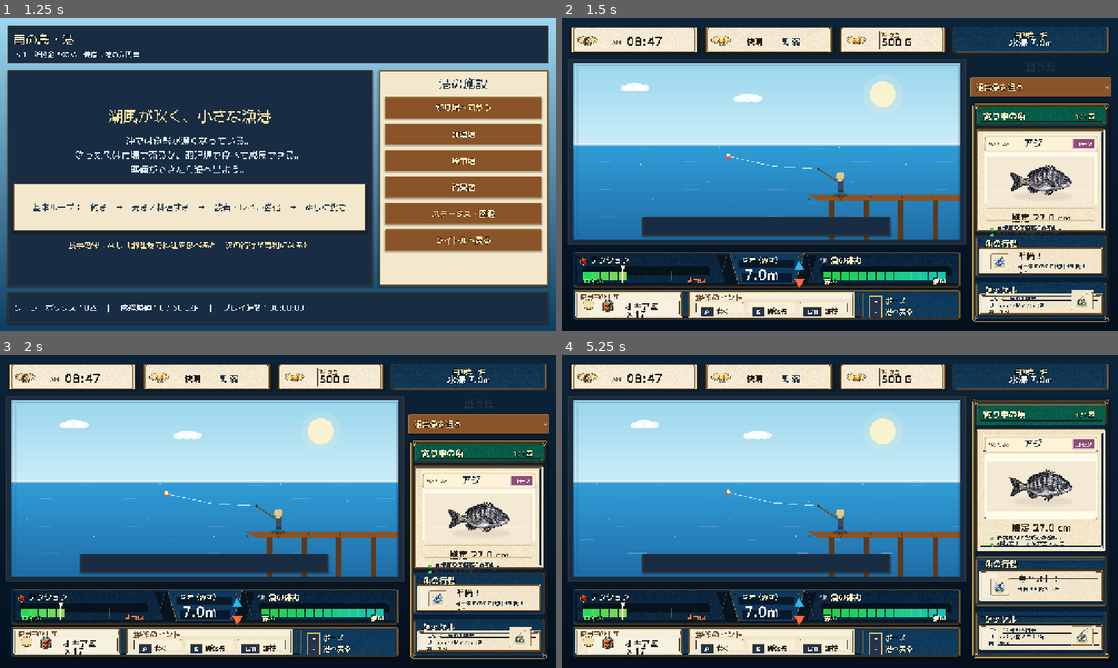
Above: before the commit, frames 1-4 (two rows, left to right).
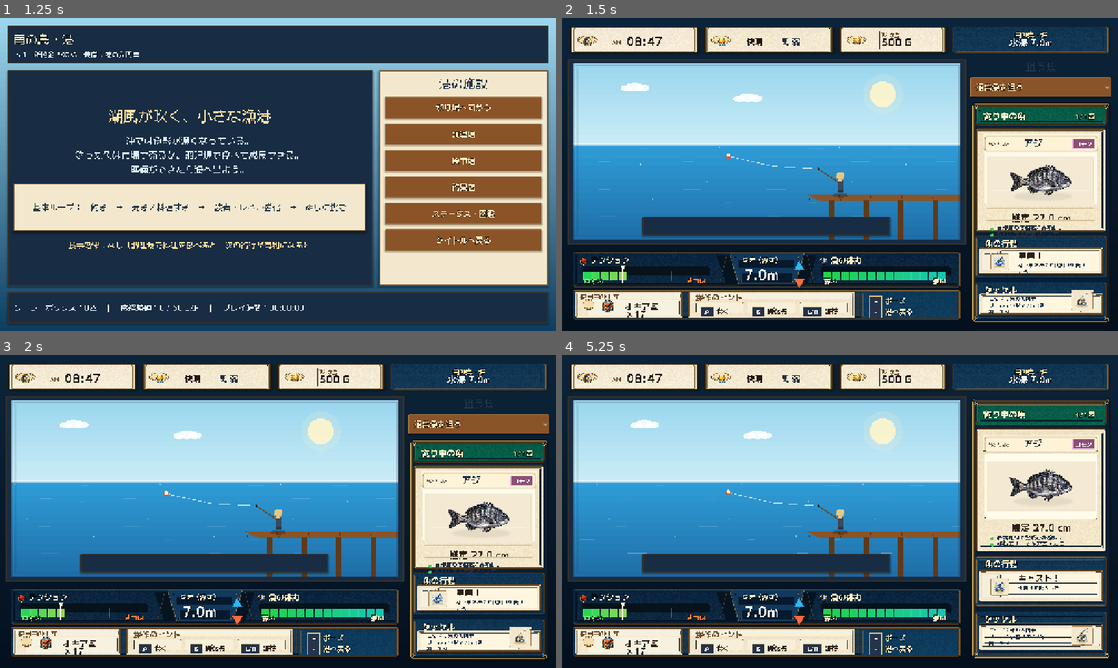
Above: after the commit, the same moments.

Repository: RYUKOU-OKUMURA/tsuri_quest_umi_mvp
Game: Godot game, scene res://scenes/main.tscn
The game is run twice, just before and just after one commit, with the same random seed, the same clock (stepped at 60 frames per second) and the same inputs.
Inputs (mouse positions are in pixels of both pictures, inside the frame that each line leads up to):
- Up to frame 1 (1.25 s): click "ゲームを始める" at 0.5 s
- Up to frame 2 (1.5 s): click "釣り場へ向かう" at 1.25 s
- Up to frame 3 (2 s): no input
- Up to frame 4 (5.25 s): click "通常魚を狙う" at 2 s; click "通常魚を狙う" at 2.75 s; click "通常魚を狙う" at 3.5 s; tap Enter at 4.25 s; move the mouse to (767, 624) at 4.27 s; tap Shift at 4.35 s; click (767, 624) at 4.42 s; tap Space at 4.52, 5 s; move the mouse to (728, 527) at 5.02 s; tap E at 5.1 s; click (728, 527) at 5.17 s

Frame 1 is identical in both runs. In frame 2, 0.5% of the frame differs, in the area x 75-97%, y 74-94%; in frame 3, 0.5%; in frame 4, 0.9%, in the area x 75-97%, y 69-94%.

Commit message:
Refine fight sidebar lower cards

Diff:
--- a/src/ui/components/fight_sidebar.gd
+++ b/src/ui/components/fight_sidebar.gd
@@ -153,9 +153,9 @@
 		message = simulator.action_message
 	var icon_size := 44.0 if _sidebar_frame != null else 58.0
 	_draw_action_icon(body.position + Vector2(36.0, body.size.y * 0.54), icon_size)
-	_draw_text(font, "%s！" % action, body.position + Vector2(78.0, 25.0), 20 if _sidebar_frame != null else 20, Color("#2b2117"), 0)
-	if _sidebar_frame != null:
-		_draw_action_message(font, message, body.position + Vector2(78.0, 34.0), body.size.x - 96.0)
+	_draw_text(font, "%s！" % action, body.position + Vector2(78.0, 24.0), 20 if _sidebar_frame != null else 20, Color("#2b2117"), 0)
+	if _sidebar_frame != null:
+		_draw_action_message(font, message, body.position + Vector2(78.0, 31.0), body.size.x - 96.0)
 	else:
 		_draw_wrapped(font, message, body.position + Vector2(72.0, 36.0), body.size.x - 82.0, 11, Palette.TEXT_DARK, 2)
 
Binary file changed: assets/showcase/underwater/sidebar_frame.png
Not shown, changed: design-qa.md
Not shown, changed: docs/11_underwater_fight_showcase.md
Not shown, changed: tools/generate_underwater_ui_frame_assets.py
